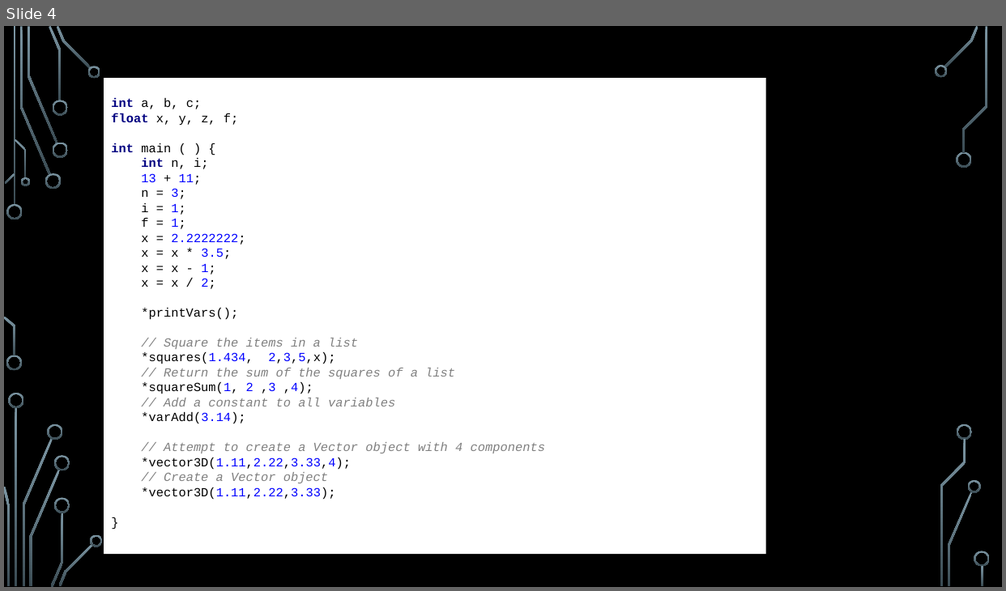
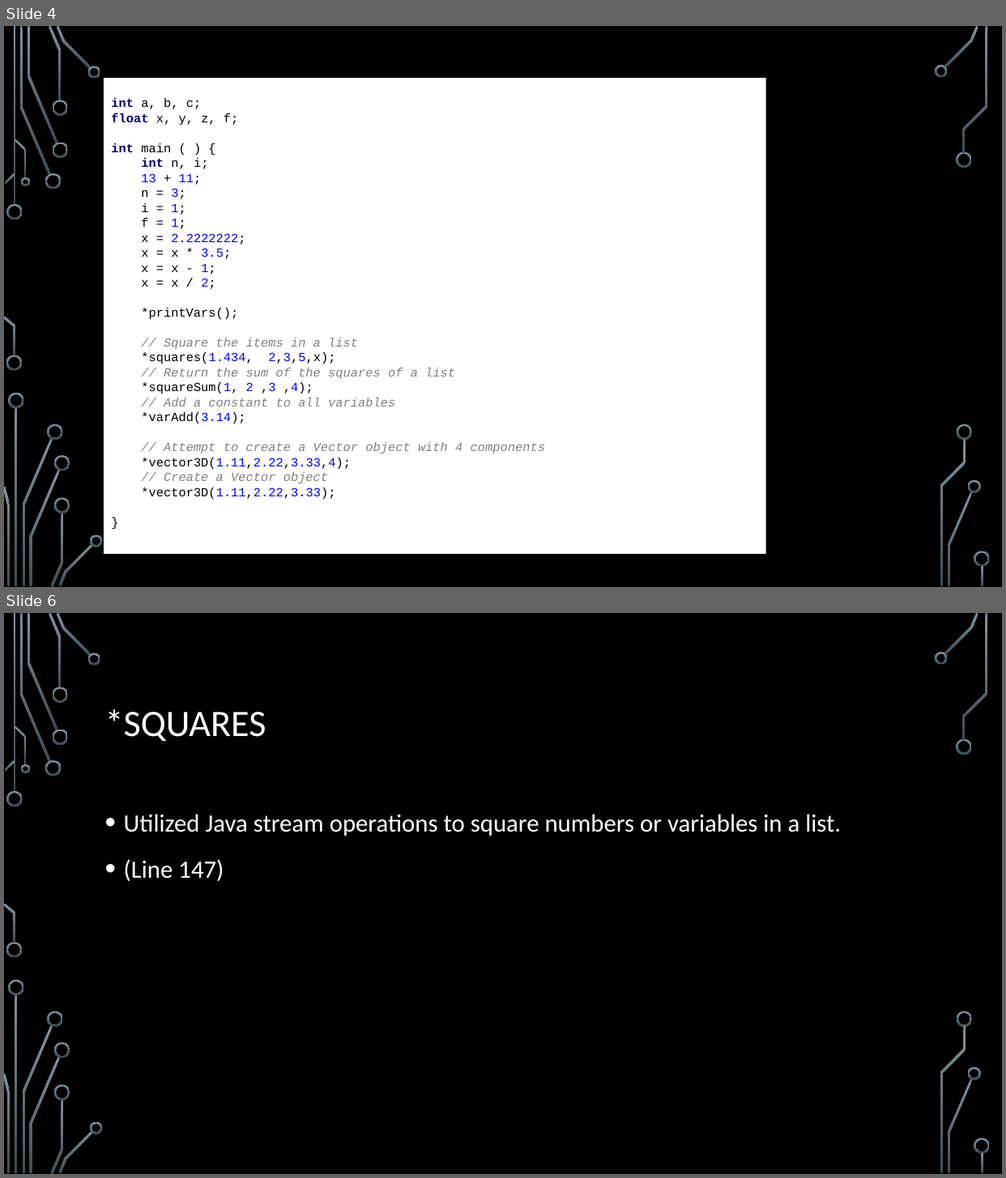
Before and after one commit to Pavilionall/PLProjectFinal, a slide deck: HMM mas.pptx. Shown one above the other, each under a label of ours: slide 4 before the commit, slides 4 and 6 after it; the slides between them are not shown. The pictures are 1006x591 and 1006x1178 pixels, drawn with LibreOffice and Linux fonts; fonts in the diff are those of the drawing; background and template pictures are left out. Boxes give left, top, right and bottom in pixels: in the first picture for what was removed or moved away, otherwise in the second. Text is boxed around its words. In the diff, an @@ line names an element or a change of style, - is before the commit and + after.

```diff
--- a/HMM mas.pptx
+++ b/HMM mas.pptx
@@ slide 6 added at (4, 613, 1002, 1174), background picture (left out); not listed: 36 template elements that a slide beside it also shows @@
@@ title added at (105, 709, 266, 741), 36 pt, text #FFFFFF @@
+*SQUARES
@@ text added at (124, 814, 841, 881), 24 pt, text #FFFFFF @@
+• Utilized Java stream operations to square numbers or variables in a list.
+• (Line 147)
```
Also in this commit, not shown: 1 slide changed, 6 other slides added, 1 slide removed.
